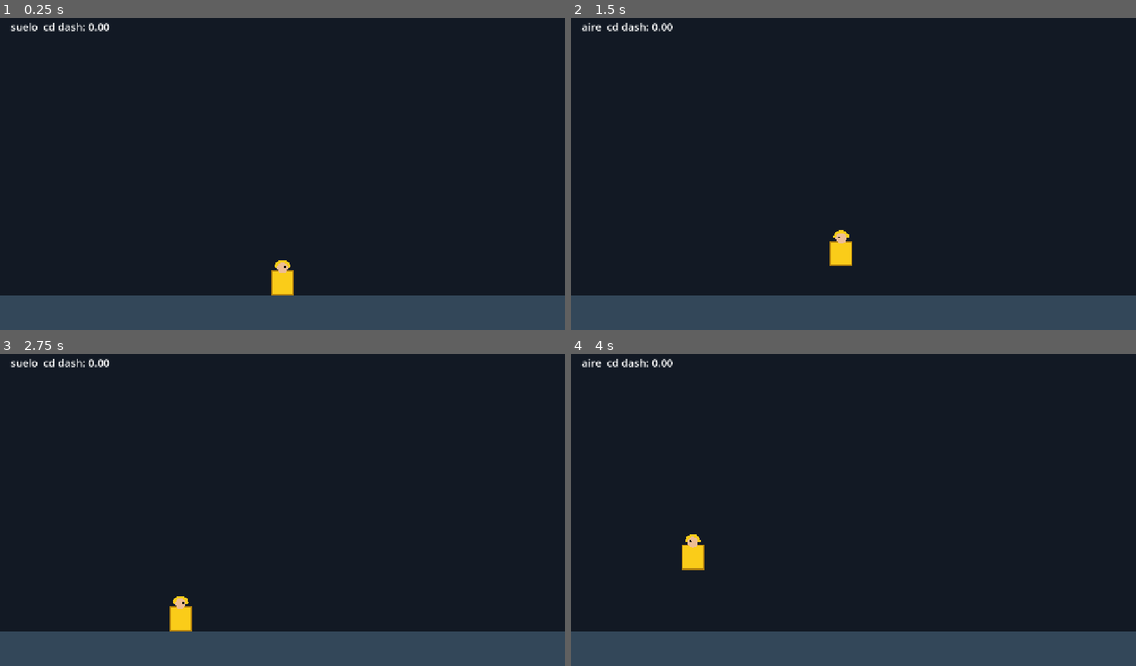
Above: before the commit, frames 1-4 (two rows, left to right).
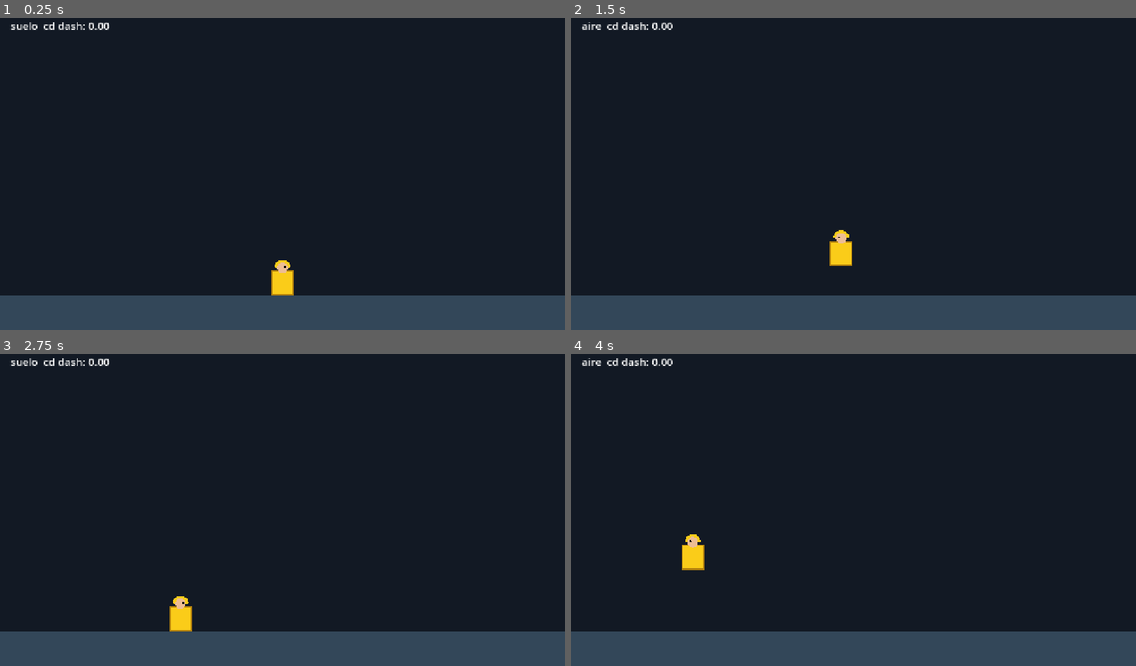
Above: after the commit, the same moments.

Repository: xNeku/fishmaboolla
Game: Godot game, scene res://scenes/main.tscn
Same seed, same stepped clock (60 frames per second), same inputs: the game is played once before the commit and once after it.
Inputs:
- Up to frame 1 (0.25 s): no input
- Up to frame 2 (1.5 s): tap Enter at 0.5 s; tap D (mover_der) at 0.6, 1.35 s; tap Space (saltar) at 0.77 s; hold A (mover_izq) from 1.28 s (still down)
- Up to frame 3 (2.75 s): tap Space (saltar) at 1.52 s; release A (mover_izq) at 2.03 s; tap D (mover_der) at 2.1 s
- Up to frame 4 (4 s): tap Space (saltar) at 2.75, 3.02, 3.77 s; tap D (mover_der) at 2.85, 3.6 s; hold A (mover_izq) from 3.53 s (still down)

The runs differ from the first frame. In frame 1, 0.2% of the frame differs, in the area x 2-20%, y 1-5%; in frame 2, 0.2%; in frame 3, 0.2%; in frame 4, 0.2%.

Commit message:
Marinero y sala de prueba como escenas editables
- scenes/jugador.tscn: Jugador (lógica) con hijos Visual e Input
- scenes/main.tscn: Suelo (ColorRect), Jugador instanciado y etiqueta de estado
- main.gd ya no monta nodos, solo actualiza la etiqueta de depuración
- Mismo comportamiento: batería de movimiento en headless sin fallos

Co-Authored-By: Claude Sonnet 5.5 <noreply@anthropic.com>
Claude-Session: https://claude.ai/code/session_01Hu5F5bE3cxizNrca8PuRi9

Diff:
--- /dev/null
+++ b/scenes/jugador.tscn
@@ -0,0 +1,18 @@
+[gd_scene format=3]
+
+[ext_resource type="Script" path="res://scripts/jugador/jugador.gd" id="1_jugador"]
+[ext_resource type="Resource" path="res://data/jugador/jugador_base.tres" id="2_config"]
+[ext_resource type="Script" path="res://scripts/jugador/jugador_visual.gd" id="3_visual"]
+[ext_resource type="Script" path="res://scripts/jugador/jugador_input.gd" id="4_input"]
+
+[node name="Jugador" type="Node2D"]
+script = ExtResource("1_jugador")
+config = ExtResource("2_config")
+
+[node name="Visual" type="Node2D" parent="." node_paths=PackedStringArray("jugador")]
+script = ExtResource("3_visual")
+jugador = NodePath("..")
+
+[node name="Input" type="Node" parent="." node_paths=PackedStringArray("jugador")]
+script = ExtResource("4_input")
+jugador = NodePath("..")
--- a/scenes/main.tscn
+++ b/scenes/main.tscn
@@ -1,6 +1,24 @@
-[gd_scene load_steps=2 format=3]
+[gd_scene format=3]
 
 [ext_resource type="Script" path="res://scripts/mundo/main.gd" id="1_main"]
+[ext_resource type="PackedScene" path="res://scenes/jugador.tscn" id="2_jugador"]
 
 [node name="Main" type="Node2D"]
 script = ExtResource("1_main")
+
+[node name="Suelo" type="ColorRect" parent="."]
+offset_top = 640.0
+offset_right = 1280.0
+offset_bottom = 720.0
+color = Color(0.2, 0.28, 0.35, 1)
+
+[node name="Jugador" parent="." instance=ExtResource("2_jugador")]
+position = Vector2(640, 640)
+
+[node name="Estado" type="Label" parent="."]
+offset_left = 24.0
+offset_top = 12.0
+offset_right = 424.0
+offset_bottom = 48.0
+theme_override_font_sizes/font_size = 24
+text = "estado"
--- a/scripts/mundo/main.gd
+++ b/scripts/mundo/main.gd
@@ -1,42 +1,11 @@
 extends Node2D
-## Sala de prueba. Monta el jugador por código. Placeholder hasta tener sala real.
+## Sala de prueba. El decorado y el jugador viven en la escena (main.tscn);
+## este script solo pinta el estado de depuración.
 
-const SUELO_Y: float = 640.0
-const ANCHO_SALA: float = 1280.0
-
-var _jugador: Jugador
-
-
-func _ready() -> void:
-	var config: JugadorConfig = load("res://data/jugador/jugador_base.tres")
-
-	_jugador = Jugador.new()
-	_jugador.name = "Jugador"
-	_jugador.config = config
-	_jugador.limites = Rect2(0.0, 0.0, ANCHO_SALA, SUELO_Y)
-	_jugador.position = Vector2(ANCHO_SALA * 0.5, SUELO_Y)
-	add_child(_jugador)
-
-	var visual := JugadorVisual.new()
-	visual.name = "Visual"
-	visual.jugador = _jugador
-	_jugador.add_child(visual)
-
-	var input := JugadorInput.new()
-	input.name = "Input"
-	input.jugador = _jugador
-	_jugador.add_child(input)
+@onready var _jugador: Jugador = $Jugador
+@onready var _estado: Label = $Estado
 
 
 func _process(_delta: float) -> void:
-	queue_redraw()
-
-
-func _draw() -> void:
-	var tam: Vector2 = get_viewport_rect().size
-	draw_rect(Rect2(0.0, SUELO_Y, tam.x, tam.y - SUELO_Y), Color(0.2, 0.28, 0.35))
-	if _jugador == null:
-		return
 	var estado: String = "dash" if _jugador.dashing else ("suelo" if _jugador.en_suelo else "aire")
-	var texto: String = "%s  cd dash: %.2f" % [estado, _jugador.cooldown_dash_restante]
-	draw_string(ThemeDB.fallback_font, Vector2(24.0, 40.0), texto, HORIZONTAL_ALIGNMENT_LEFT, -1.0, 24)
+	_estado.text = "%s  cd dash: %.2f" % [estado, _jugador.cooldown_dash_restante]
